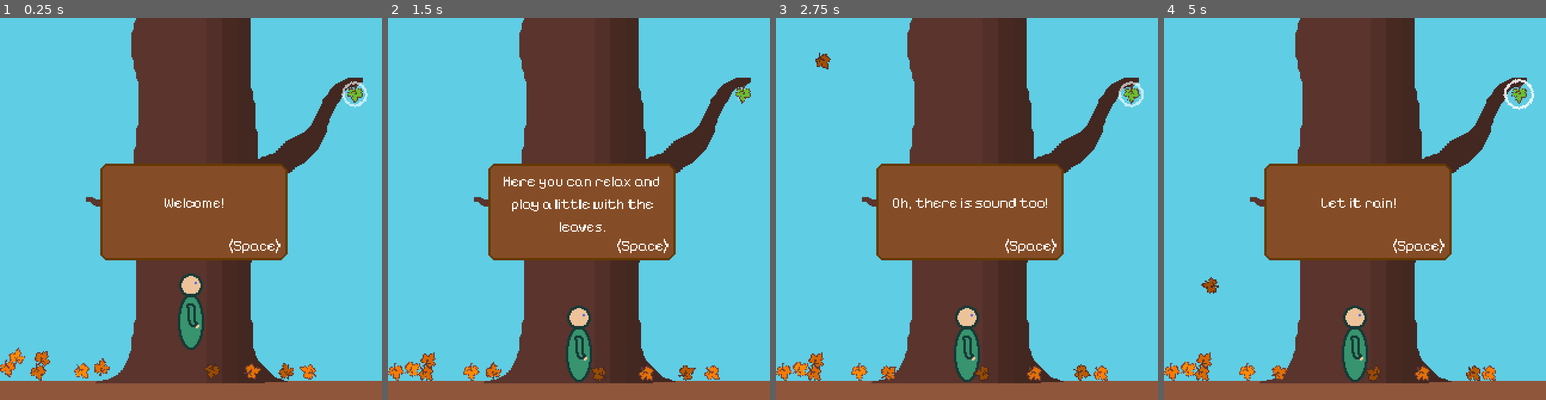
Above: before the commit, frames 1-4 (left to right).
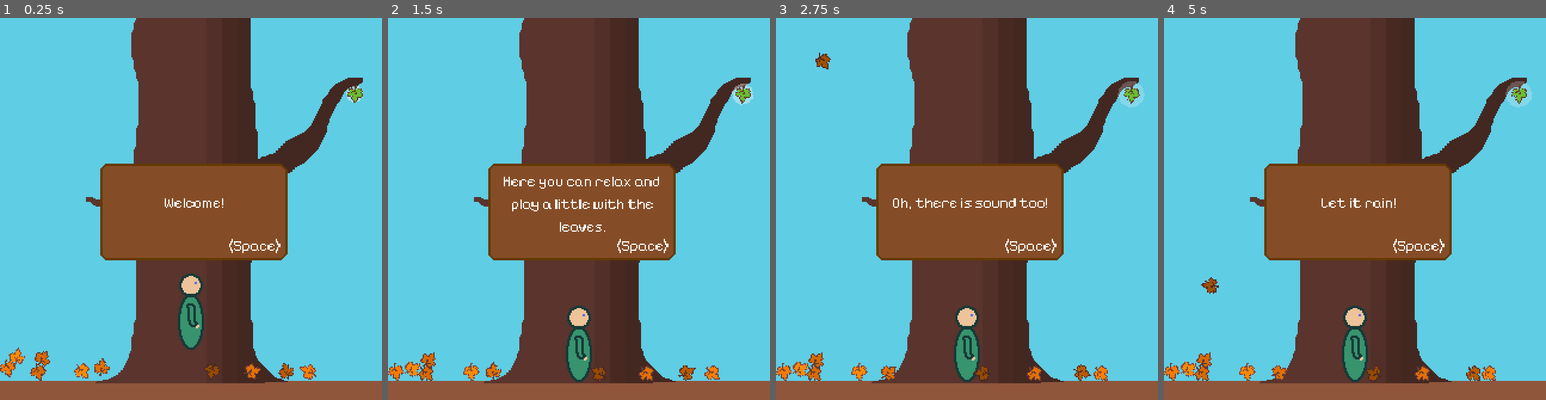
Above: after the commit, the same moments.

Repository: FluffySpectre/playintheleaves
Game: Godot game, scene res://game.tscn
The game is run twice, just before and just after one commit, with the same random seed, the same clock (stepped at 60 frames per second) and the same inputs.
Inputs:
- Up to frame 1 (0.25 s): no input
- Up to frame 2 (1.5 s): hold Shift (run) 0.53-1.28 s; hold D (right) from 0.53 s (still down); tap Space (jump) at 0.77 s; tap Shift (run) at 1.35 s
- Up to frame 3 (2.75 s): tap Space (jump) at 1.52 s; release D (right) at 2.03 s; hold A (left) from 2.03 s (still down); hold Shift (run) from 2.03 s (still down)
- Up to frame 4 (5 s): release A (left) at 2.78 s; release Shift (run) at 2.78 s; hold D (right) 2.78-4.28 s; tap Shift (run) at 2.85, 4.35 s; tap Space (jump) at 3.02, 3.77, 4.52 s; hold Shift (run) 3.53-4.28 s; hold A (left) from 4.28 s (still down)

The runs differ from the first frame. In frame 1, 0.2% of the frame differs, in the area x 89-97%, y 16-24%; in frame 2, 0.1%; in frame 3, 0.3%; in frame 4, 0.4%, in the area x 88-97%, y 15-25%.

Commit message:
Added sfx if the tree head spawns, changed the indicator shine around the green leaf, some cleanup

Diff:
--- a/game.tscn
+++ b/game.tscn
@@ -14,6 +14,7 @@
 [ext_resource type="AudioStream" uid="uid://dxmu4kyjbx42b" path="res://sound/leaf_step_2.wav" id="8_1tt7k"]
 [ext_resource type="Script" path="res://scripts/player_footsteps.gd" id="8_ktd1p"]
 [ext_resource type="AudioStream" uid="uid://dqemsbu15nllc" path="res://sound/leaf_step_3.wav" id="9_iecnf"]
+[ext_resource type="Texture2D" uid="uid://btrsy7dgmreu" path="res://sprites/shine-2.png" id="9_nrcfk"]
 [ext_resource type="AudioStream" uid="uid://cqh6p70fcmvdc" path="res://sound/leaf_step_4.wav" id="10_bah5n"]
 [ext_resource type="AudioStream" uid="uid://hxypmm6kuixe" path="res://sound/leaf_step_5.wav" id="11_2gan1"]
 [ext_resource type="AudioStream" uid="uid://c0lnw3i3il3eg" path="res://sound/leaf_step_6.wav" id="12_416l1"]
@@ -25,7 +26,6 @@
 [ext_resource type="Theme" uid="uid://dwwvc1q2verre" path="res://ui/ui_theme.tres" id="20_vd0us"]
 [ext_resource type="Texture2D" uid="uid://cs7i56fchdnw4" path="res://sprites/white.png" id="21_djpmy"]
 [ext_resource type="Script" path="res://scripts/simple_animated_sprite.gd" id="22_7cgae"]
-[ext_resource type="Texture2D" uid="uid://b6tsvrtopypqx" path="res://sprites/shine.png" id="22_au4gc"]
 [ext_resource type="Script" path="res://scripts/dialog_panel.gd" id="22_uymeo"]
 [ext_resource type="Script" path="res://scripts/pause_menu.gd" id="24_pj2oj"]
 [ext_resource type="Texture2D" uid="uid://cvoc1jopi10w3" path="res://sprites/tree.png" id="28_wq2t1"]
@@ -120,12 +120,11 @@
 shape = SubResource("CircleShape2D_jhd4s")
 
 [node name="Shine" type="Sprite2D" parent="Tree/Leafs/RigidBody2D"]
-modulate = Color(1, 1, 1, 0.862745)
 position = Vector2(0, 8)
-texture = ExtResource("22_au4gc")
-hframes = 4
+texture = ExtResource("9_nrcfk")
+hframes = 3
 script = ExtResource("22_7cgae")
-fps = 5.0
+fps = 3.0
 
 [node name="Sprite2D" type="Sprite2D" parent="Tree/Leafs/RigidBody2D"]
 position = Vector2(0, 8)
--- a/scenes/tree_head.tscn
+++ b/scenes/tree_head.tscn
@@ -1,10 +1,12 @@
-[gd_scene load_steps=10 format=3 uid="uid://bovpd7ieg7cct"]
+[gd_scene load_steps=12 format=3 uid="uid://bovpd7ieg7cct"]
 
 [ext_resource type="Texture2D" uid="uid://jsmr8sckk8p4" path="res://sprites/leaf-16x16.png" id="1_pd57h"]
 [ext_resource type="Script" path="res://scripts/eye_blinking.gd" id="2_7qbsr"]
 [ext_resource type="Script" path="res://scripts/apply_force_towards_target.gd" id="2_dnsnw"]
 [ext_resource type="Script" path="res://scripts/activate_with_delay.gd" id="3_hy350"]
 [ext_resource type="Script" path="res://scripts/random_movement.gd" id="5_xwcv1"]
+[ext_resource type="AudioStream" uid="uid://bf4g6dqtaapi1" path="res://sound/rustling_leaves.wav" id="6_wjhfh"]
+[ext_resource type="Script" path="res://scripts/fade_out_audio_after_time.gd" id="7_bbh3q"]
 
 [sub_resource type="CircleShape2D" id="CircleShape2D_2k4q0"]
 radius = 133.034
@@ -165,3 +167,12 @@
 speed = 100.0
 max_movement_x = 2.08165e-12
 max_movement_y = 80.0
+
+[node name="RustlingLeavesAudioStreamPlayer2D" type="AudioStreamPlayer2D" parent="."]
+stream = ExtResource("6_wjhfh")
+volume_db = 4.685
+autoplay = true
+
+[node name="FadeOutAudioAfterTime" type="Node" parent="RustlingLeavesAudioStreamPlayer2D"]
+script = ExtResource("7_bbh3q")
+delay_before_fade_out = 6.0
--- /dev/null
+++ b/scripts/fade_out_audio_after_time.gd
@@ -0,0 +1,9 @@
+class_name FadeOutAudioAfterTime extends Node
+
+@export var delay_before_fade_out: float = 5.0
+@export var fade_out_duration: float = 3.0
+
+func _ready():
+	var fade_tween = create_tween()
+	fade_tween.tween_interval(delay_before_fade_out)
+	fade_tween.tween_property(get_parent(), "volume_db", -100, fade_out_duration)
--- a/scripts/game_manager.gd
+++ b/scripts/game_manager.gd
@@ -54,8 +54,10 @@
 		if tree_head_timer <= 0.0:
 			despawn_tree_head()
 
-	if leaf_spawner.is_spawning():
+	if leaf_spawner.is_spawning() or easteregg_shine_timer > 0.0:
 		easteregg_leaf_shine.visible = true
+	else:
+		easteregg_leaf_shine.visible = false
 
 	if easteregg_active:
 		if not tree_was_hit:
@@ -65,19 +67,12 @@
 		if not leaf_spawner.is_spawning():
 			easteregg_cooldown_timer -= delta
 
-		if easteregg_cooldown_timer > 0.0:
-			easteregg_leaf_shine.visible = true
-		else:
-			easteregg_leaf_shine.visible = false
+		if easteregg_cooldown_timer <= 0.0:
 			easteregg_active = false
 	else:
 		# hint for the player
 		if easteregg_shine_timer > 0.0:
 			easteregg_shine_timer -= delta
-			if (easteregg_shine_timer > 0.0):
-				easteregg_leaf_shine.visible = true
-			else:
-				easteregg_leaf_shine.visible = false
 
 func hit_tree():
 	if tree_hits < 2:
@@ -87,7 +82,7 @@
 		if not tree_head_visible:
 			instantiate_tree_head()
 			tree_head_spawns += 1
-			tree_head_timer = tree_head_spawns * 15.0
+			tree_head_timer = tree_head_spawns * 30.0
 			tree_head_visible = true
 	big_tree.anger_level = tree_hits
 	print("Tree hits: " + str(tree_hits))
Not shown, added: sound/rustling_leaves.wav.import
Binary file added: sprites/dialog-design.aseprite
Binary file added: sprites/shine-2.aseprite
Binary file added: sprites/shine-2.png
Not shown, added: sprites/shine-2.png.import
Not shown, added: sound/rustling_leaves.wav
